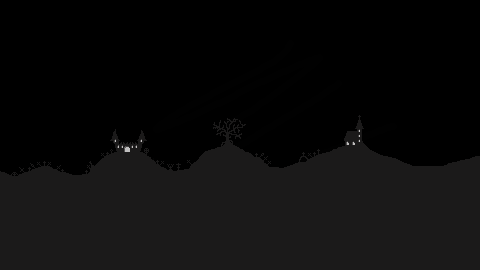
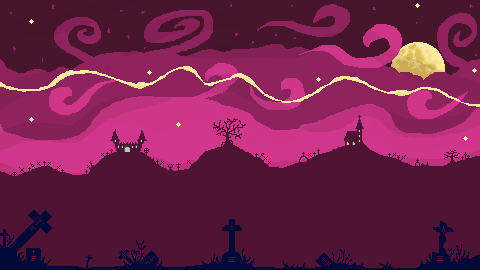
Comparing the layer stacks of the two w=480, h=270 images. Changes:
added layer "vorground" above "Walls" over (0, 210, 480, 270)
painted on "Bg1" over (0, 115, 480, 270)
removed layer "Hintergrund" over (0, 0, 480, 270)
added layer "Stars" above "moonnebel" over (10, 3, 477, 141)
added layer "moonnebel" above "Nebel" over (0, 66, 480, 188)
added layer "Nebel" above "Cloud1" over (0, 0, 480, 195)
added layer "Cloud1" above "Cloud2" over (0, 24, 480, 180)
added layer "Cloud2" above "Moon" over (0, 4, 480, 148)
added layer "Moon" above "bgmoon" over (391, 42, 445, 96)
added layer "Cloud3" over (0, 0, 480, 105)
